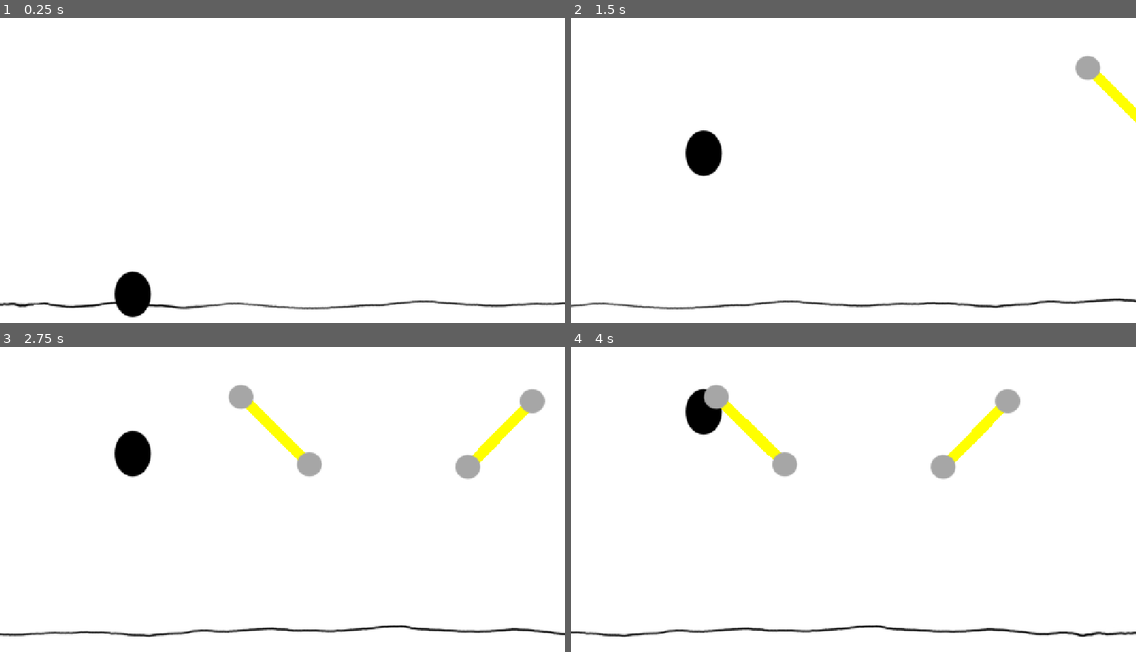
Above: before the commit, frames 1-4 (two rows, left to right).
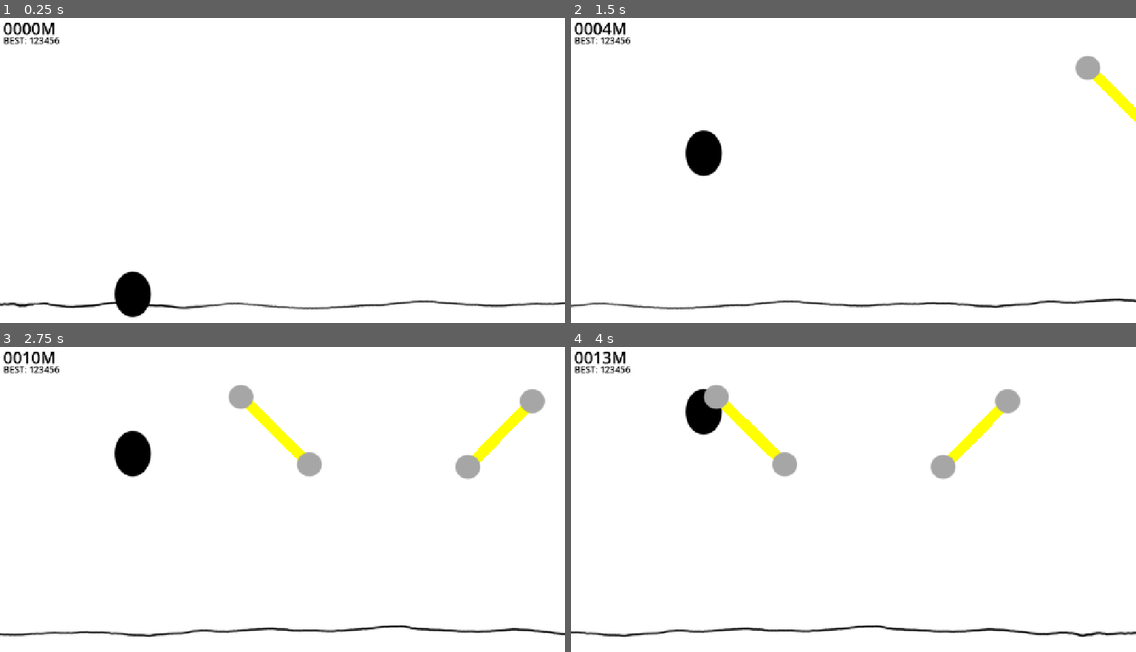
Above: after the commit, the same moments.

Repository: snowfrogdev/jetpack-joyride-clone
Game: Godot game, scene res://main.tscn
Same seed, same stepped clock (60 frames per second), same inputs: the game is played once before the commit and once after it.
Inputs:
- Up to frame 1 (0.25 s): no input
- Up to frame 2 (1.5 s): tap Enter (ui_accept) at 0.5, 0.77 s; hold Space (Boost) 0.53-1.28 s; tap Space (Boost) at 1.35 s
- Up to frame 3 (2.75 s): tap Enter (ui_accept) at 1.52 s; hold Space (Boost) from 2.03 s (still down)
- Up to frame 4 (4 s): release Space (Boost) at 2.78 s; tap Space (Boost) at 2.85 s; tap Enter (ui_accept) at 3.02, 3.5, 3.77 s; hold Space (Boost) from 3.53 s (still down)

The runs differ from the first frame. In frame 1, 0.4% of the frame differs, in the area x 0-11%, y 1-9%; in frame 2, 0.4%; in frame 3, 0.4%; in frame 4, 0.4%.

Commit message:
Add DistanceContainer node and implement distance tracking functionality

Diff:
--- /dev/null
+++ b/distance_container.gd
@@ -0,0 +1,10 @@
+extends VBoxContainer
+
+@onready var game: Game = %Game
+
+func _ready() -> void:
+  game.distance_changed.connect(_on_distance_changed)
+  $CurrentDistanceLabel.text = "%04dM" % 0
+
+func _on_distance_changed(distance: int) -> void:
+  $CurrentDistanceLabel.text = "%04dM" % distance
--- a/game.gd
+++ b/game.gd
@@ -1,12 +1,26 @@
 class_name Game extends Node2D
 
 signal died
+signal distance_changed(distance: int)
 
+var current_distance := 0
+var distance_accumulator := 0.0
+@export var pixels_per_meter := 100.0
 @export var speed: float = 100.0
 
 func _ready() -> void:
   $Player.died.connect(_on_player_died)
   set_speed(speed)
+
+func _process(delta: float) -> void:
+  if speed > 0:
+    var delta_distance = speed * delta / pixels_per_meter
+    distance_accumulator += delta_distance
+    if distance_accumulator >= 1.0:
+      var whole_meters = int(distance_accumulator)
+      distance_accumulator -= whole_meters
+      current_distance += whole_meters
+      distance_changed.emit(current_distance)
 
 func _on_player_died() -> void:
   died.emit()
--- a/main.tscn
+++ b/main.tscn
@@ -14,6 +14,7 @@
 [ext_resource type="Script" uid="uid://cglocerhnoy71" path="res://states/game_over.gd" id="6_yaehf"]
 [ext_resource type="Script" uid="uid://br5us4obed0iq" path="res://segments/segment_data.gd" id="7_5vw27"]
 [ext_resource type="Resource" uid="uid://cp5pxscj5s8by" path="res://segments/segment_01_data.tres" id="8_kek77"]
+[ext_resource type="Script" uid="uid://brtwg7tjkqk4k" path="res://distance_container.gd" id="15_vivmo"]
 
 [sub_resource type="CapsuleShape2D" id="CapsuleShape2D_lquwl"]
 radius = 41.0
@@ -28,6 +29,10 @@
 
 [sub_resource type="RectangleShape2D" id="RectangleShape2D_lquwl"]
 size = Vector2(3263, 60)
+
+[sub_resource type="SystemFont" id="SystemFont_w48qg"]
+
+[sub_resource type="SystemFont" id="SystemFont_vivmo"]
 
 [node name="Main" type="Node2D"]
 script = ExtResource("1_ig7tw")
@@ -110,3 +115,26 @@
 [node name="GameOver" type="Node" parent="StateMachine"]
 script = ExtResource("6_yaehf")
 metadata/_custom_type_script = "uid://cue7hc33wov63"
+
+[node name="UI" type="CanvasLayer" parent="."]
+
+[node name="DistanceContainer" type="VBoxContainer" parent="UI"]
+offset_left = 7.0
+offset_right = 133.0
+offset_bottom = 68.0
+theme_override_constants/separation = -12
+script = ExtResource("15_vivmo")
+
+[node name="CurrentDistanceLabel" type="Label" parent="UI/DistanceContainer"]
+layout_mode = 2
+theme_override_colors/font_color = Color(0, 0, 0, 1)
+theme_override_fonts/font = SubResource("SystemFont_w48qg")
+theme_override_font_sizes/font_size = 37
+text = "0100M"
+
+[node name="BestDistanceLabel" type="Label" parent="UI/DistanceContainer"]
+layout_mode = 2
+theme_override_colors/font_color = Color(0, 0, 0, 1)
+theme_override_fonts/font = SubResource("SystemFont_vivmo")
+theme_override_font_sizes/font_size = 20
+text = "BEST: 123456"
Not shown, added: distance_container.gd.uid
Not shown: 1 places in main.tscn that only renumber resources
